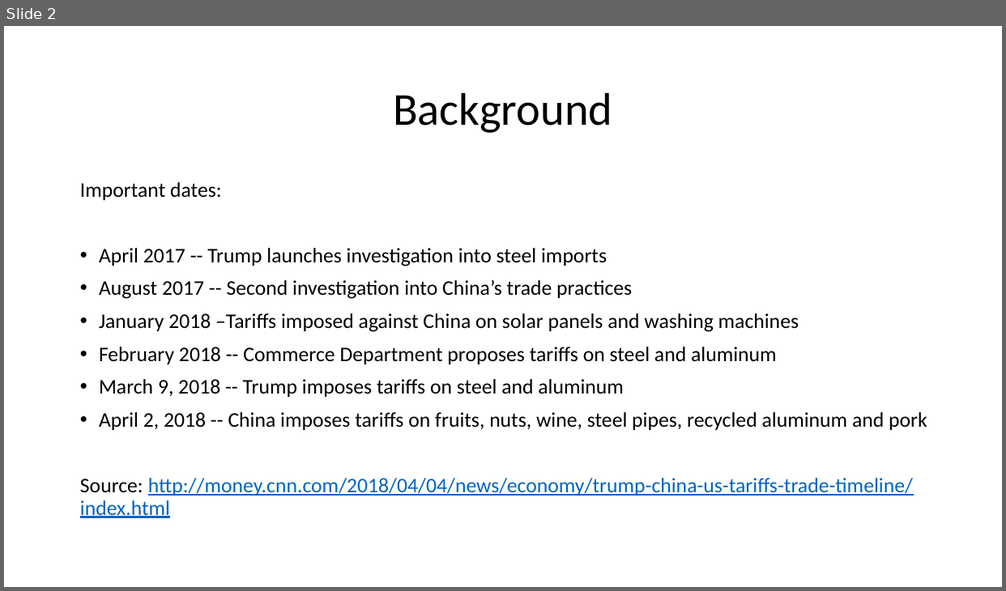
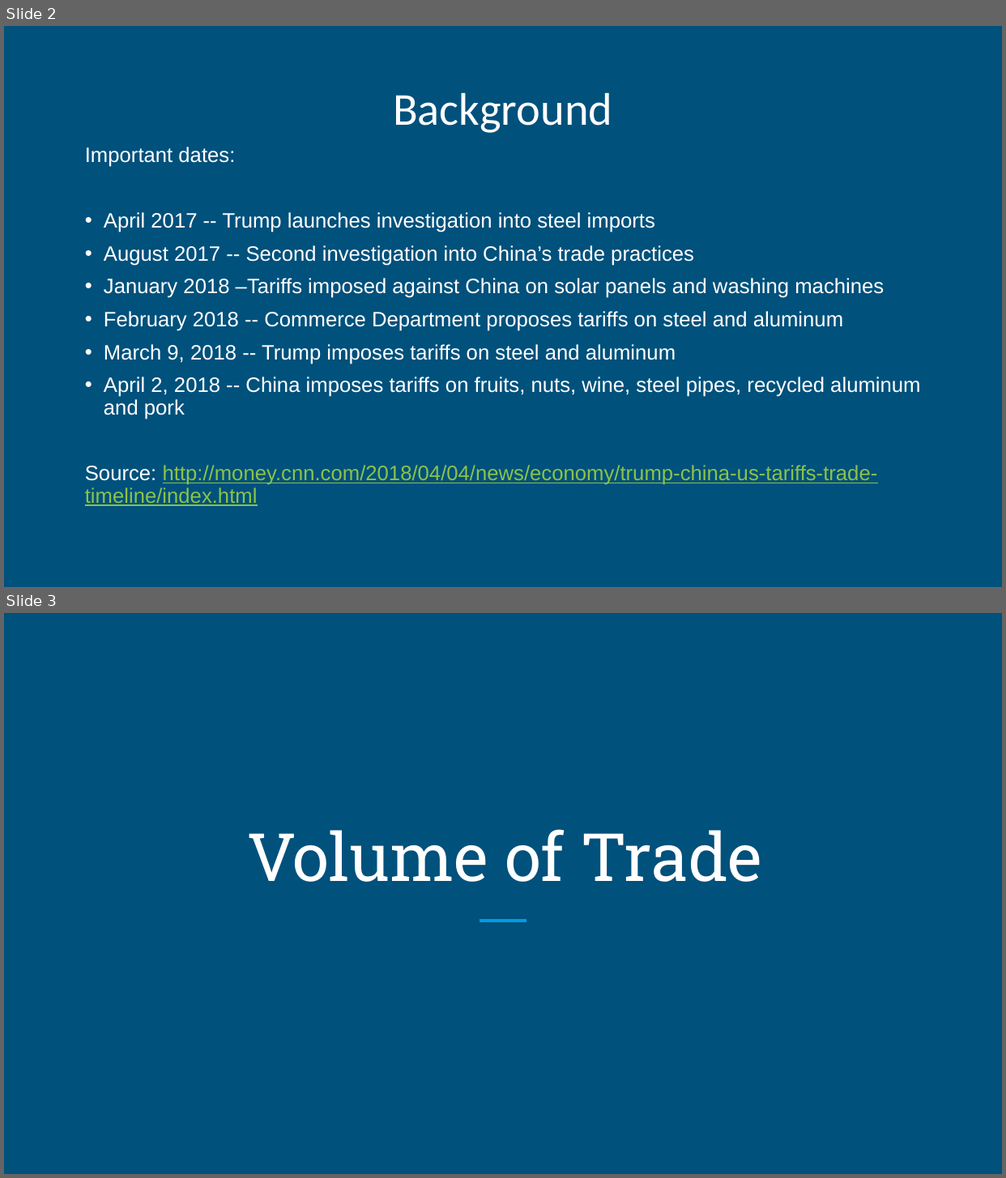
Before and after one commit to christinamarpar/GW-project-1, a slide deck: TradePres_v1.pptx. Shown one above the other, each under a label of ours: slide 2 before the commit, slides 2 and 3 after it. The pictures are 1006x591 and 1006x1178 pixels, drawn with LibreOffice and Linux fonts; fonts in the diff are those of the drawing. Boxes give left, top, right and bottom in pixels: in the first picture for what was removed or moved away, otherwise in the second. Text is boxed around its words. In the diff, an @@ line names an element or a change of style, - is before the commit and + after.

```diff
--- a/TradePres_v1.pptx
+++ b/TradePres_v1.pptx
@@ slide 3 added at bbox=[4, 613, 1002, 1174], background #00517C @@
@@ title added at bbox=[248, 829, 762, 882], 64 pt, text #FFFFFF @@
+Volume of Trade
@@ line added from (480, 921) to (526, 921), #039BE5 3 pt @@
@@ slide 2 changed as well @@
@@ background #FFFFFF to #00517C @@
@@ title "Background" at bbox=[393, 92, 612, 133]: text colour #000000 to #FFFFFF @@
@@ text "Important dates:": place and size @@
-text "Important dates:" at bbox=[80, 182, 927, 518]
+text "Important dates:" at bbox=[85, 147, 920, 506]
@@ text "Important dates:" at bbox=[85, 147, 920, 506]: font Calibri to Arial; text colour #000000 to #FFFFFF in "Important dates:", "April 2017 -- Trump launches investigation into ...", "August 2017 -- Second investigation into China’s ...", "January 2018 –Tariffs imposed against China on ..." and 4 more places; text colour #0563C1 to #8BC34A in "http://money.cnn.com/2018/04/04/news/economy/trump-china-us- ..."; less space between paragraphs; more space between paragraphs @@
```
Also in this commit, not shown: 3 other slides changed, 7 other slides added, 8 other files.
